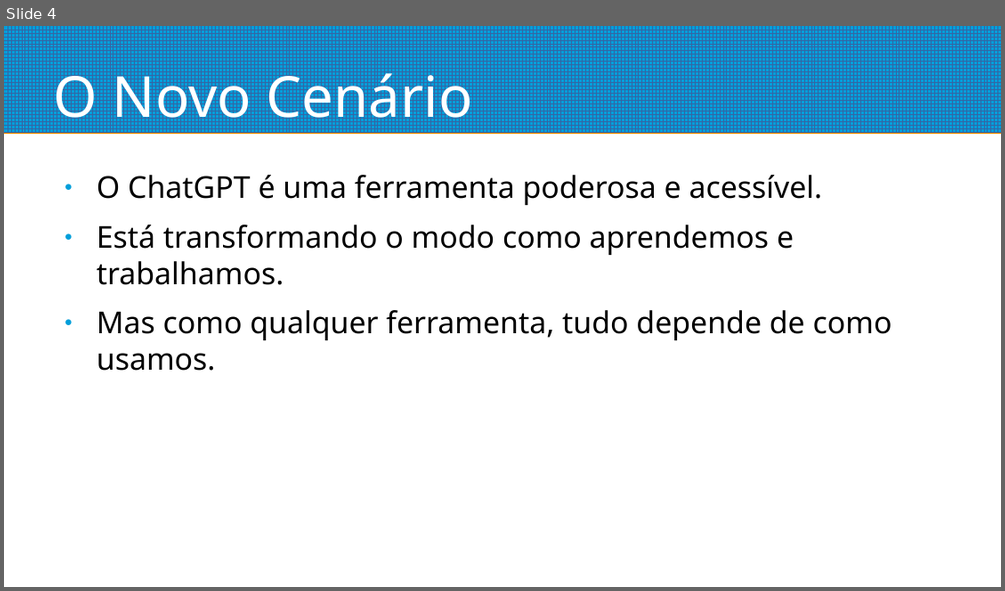
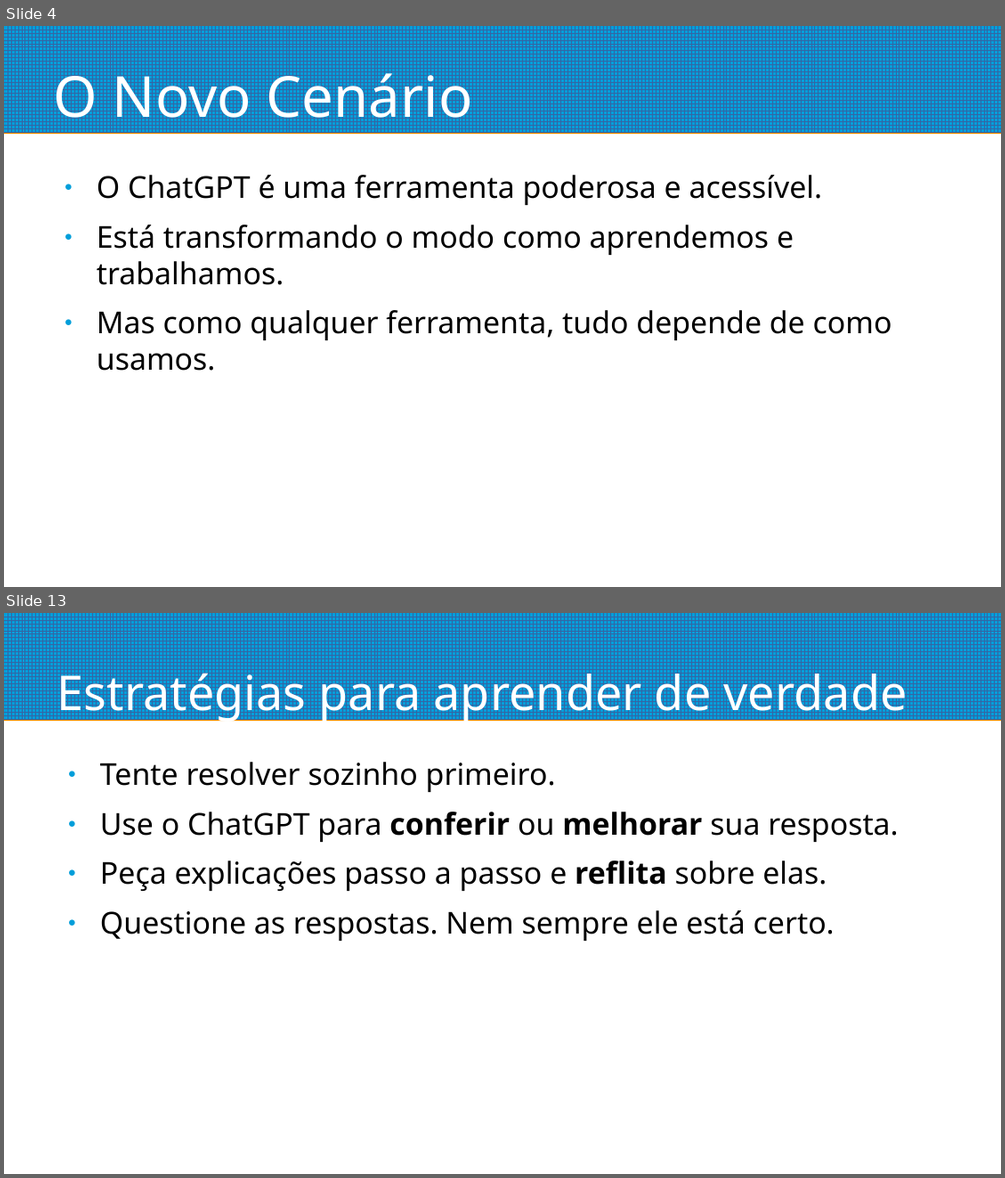
Before and after one commit to pedrosiqueira/ifmsjs, a slide deck: sveltekit-avançado/LLMs.odp. Shown one above the other, each under a label of ours: slide 4 before the commit, slides 4 and 13 after it; the slides between them are not shown. The pictures are 1005x591 and 1005x1178 pixels, drawn with LibreOffice and Linux fonts; fonts in the diff are those of the drawing. Boxes give left, top, right and bottom in pixels: in the first picture for what was removed or moved away, otherwise in the second. Text is boxed around its words. In the diff, an @@ line names an element or a change of style, - is before the commit and + after.

```diff
--- a/sveltekit-avançado/LLMs.odp
+++ b/sveltekit-avançado/LLMs.odp
@@ slide 13 added at (x1=4, y1=613, x2=1001, y2=1174), background #FFFFFF; not listed: 1 template element that a slide beside it also shows @@
@@ title added at (x1=57, y1=666, x2=907, y2=722), 38.2 pt, text #FFFFFF @@
+Estratégias para aprender de verdade
@@ text added at (x1=100, y1=762, x2=898, y2=941), 24 pt, text #000000 @@
+● Tente resolver sozinho primeiro.
+● Use o ChatGPT para conferir ou melhorar sua resposta.
+● Peça explicações passo a passo e reflita sobre elas.
+● Questione as respostas. Nem sempre ele está certo.
```
Also in this commit, not shown: 9 other slides added, 2 slides removed, 12 other files.
